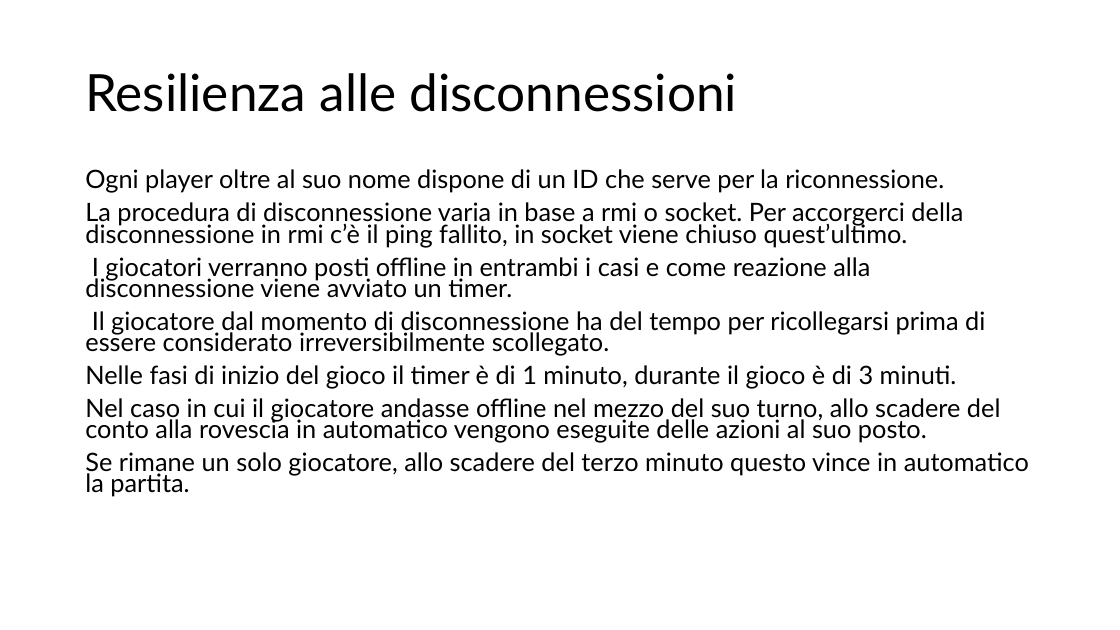
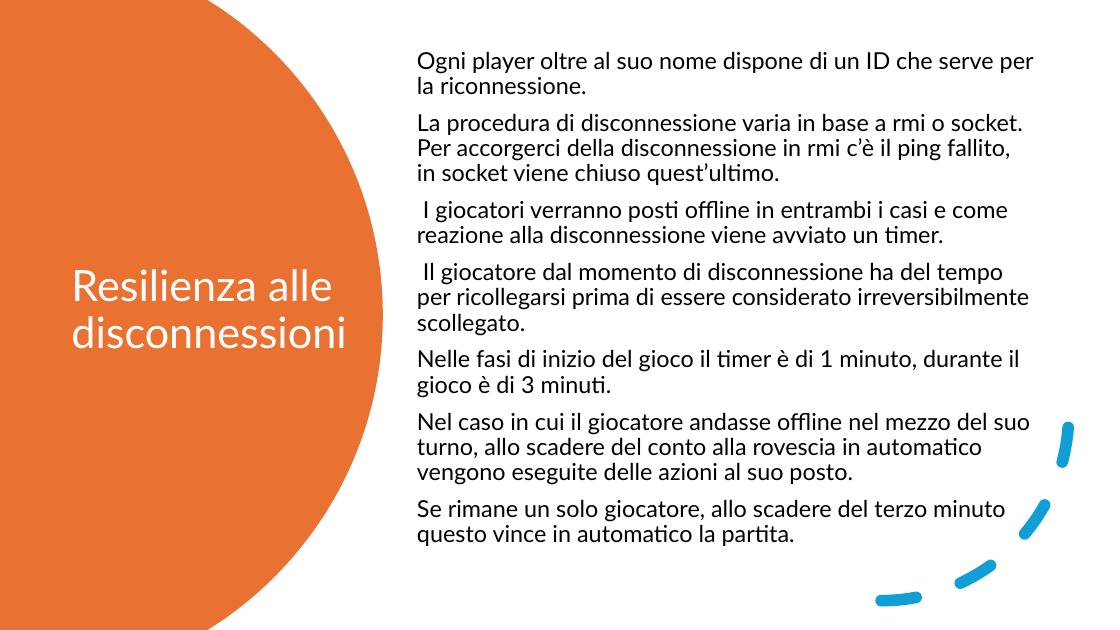
Before and after one commit to Ago19pc/IS24-AM04, a slide deck: slide 5 of deliveries/Codex Naturalis.pptx. Drawn at 1120x630 pixels with LibreOffice and Linux fonts; fonts in the diff are those of the drawing. Boxes give left, top, right and bottom in pixels: in the first picture for what was removed or moved away, otherwise in the second. Text is boxed around its words. In the diff, an @@ line names an element or a change of style, - is before the commit and + after.

```diff
--- a/deliveries/Codex Naturalis.pptx
+++ b/deliveries/Codex Naturalis.pptx
@@ freeform shape added at (0, 0, 383, 630), fill #E97132 @@
@@ text "Ogni player oltre al suo ...": place and size @@
-text "Ogni player oltre al suo ..." at (85, 169, 1029, 497)
+text "Ogni player oltre al suo ..." at (417, 51, 1034, 546)
@@ text "Ogni player oltre al suo ..." at (417, 51, 1034, 546): size 21.7 to 20 pt; line spacing 0.7 to 0.9; vertical alignment top to middle @@
@@ title "Resilienza alle disconnessioni": place and size @@
-title "Resilienza alle disconnessioni" at (85, 73, 738, 112)
+title "Resilienza alle disconnessioni" at (71, 269, 346, 349)
@@ title "Resilienza alle disconnessioni" at (71, 269, 346, 349): size 44 to 37 pt, text colour #000000 to #FFFFFF @@
@@ arc (boxed as its full ellipse) added at (694, 226, 1070, 602), outline #0F9ED5 10 pt dashed @@
```
Also in this commit, not shown: 7 other slides changed, 5 slides added, 4 slides removed.
